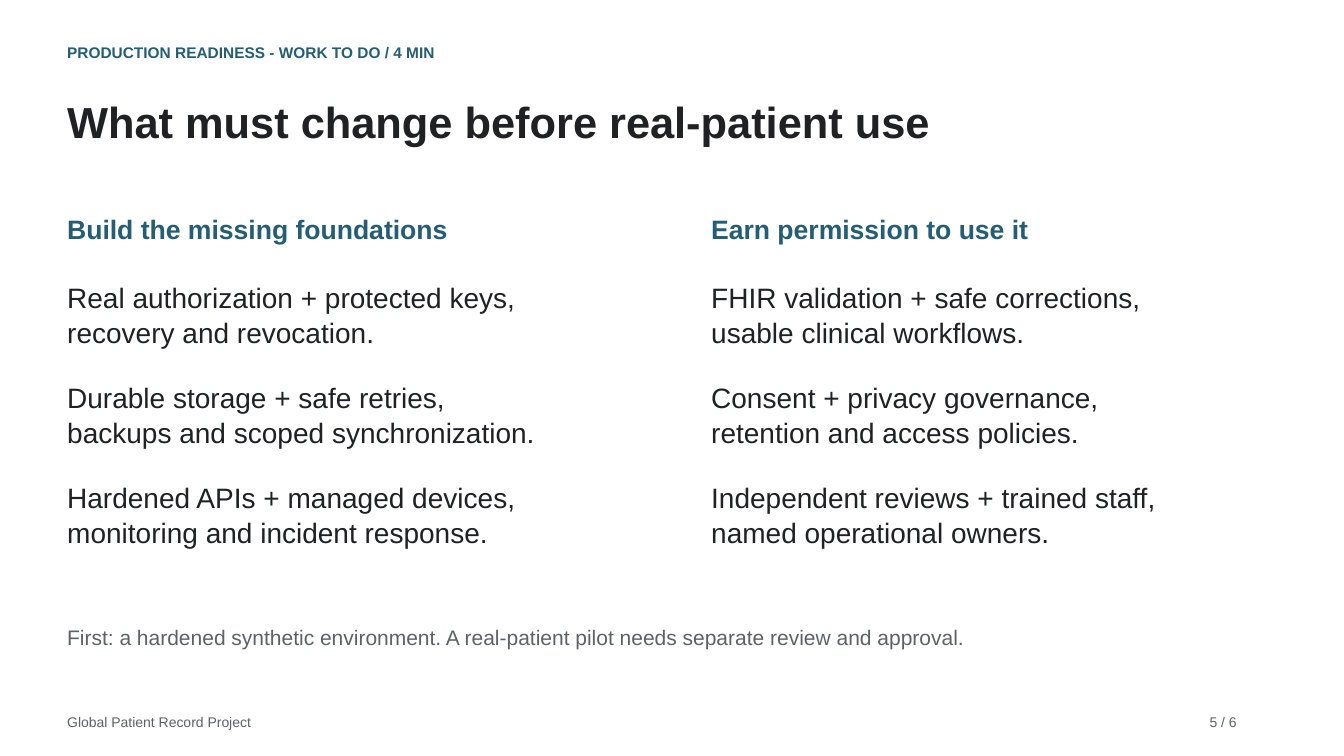
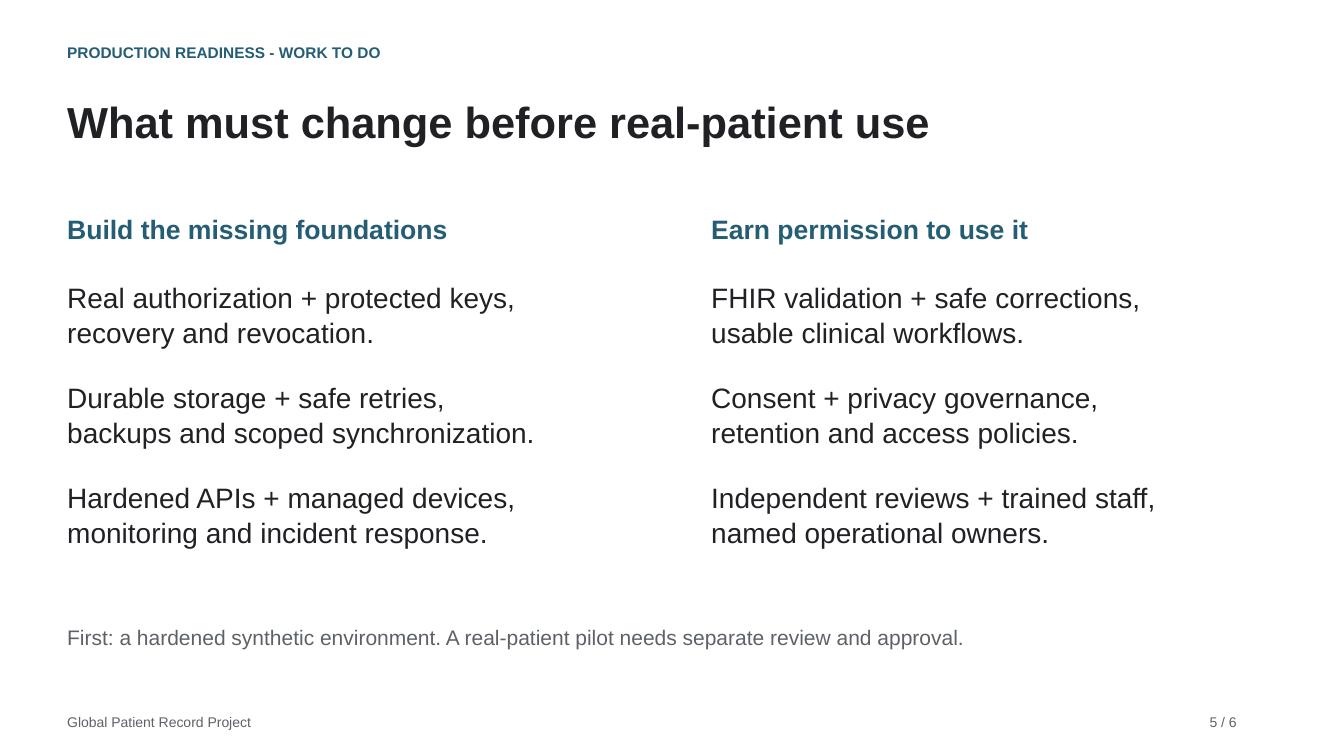
Before and after one commit to PubInv/GDP2-project-85, a slide deck: slide 5 of docs/presentation/technical-presentation.pptx. Drawn at 1344x756 pixels with LibreOffice and Linux fonts; fonts in the diff are those of the drawing. Boxes give left, top, right and bottom in pixels: in the first picture for what was removed or moved away, otherwise in the second. Text is boxed around its words. In the diff, an @@ line names an element or a change of style, - is before the commit and + after.

```diff
--- a/docs/presentation/technical-presentation.pptx
+++ b/docs/presentation/technical-presentation.pptx
@@ text at [67,47,380,58]: text changed @@
-PRODUCTION READINESS - WORK TO DO / 4 MIN
+PRODUCTION READINESS - WORK TO DO
```
Also in this commit, not shown: 5 other slides changed.
